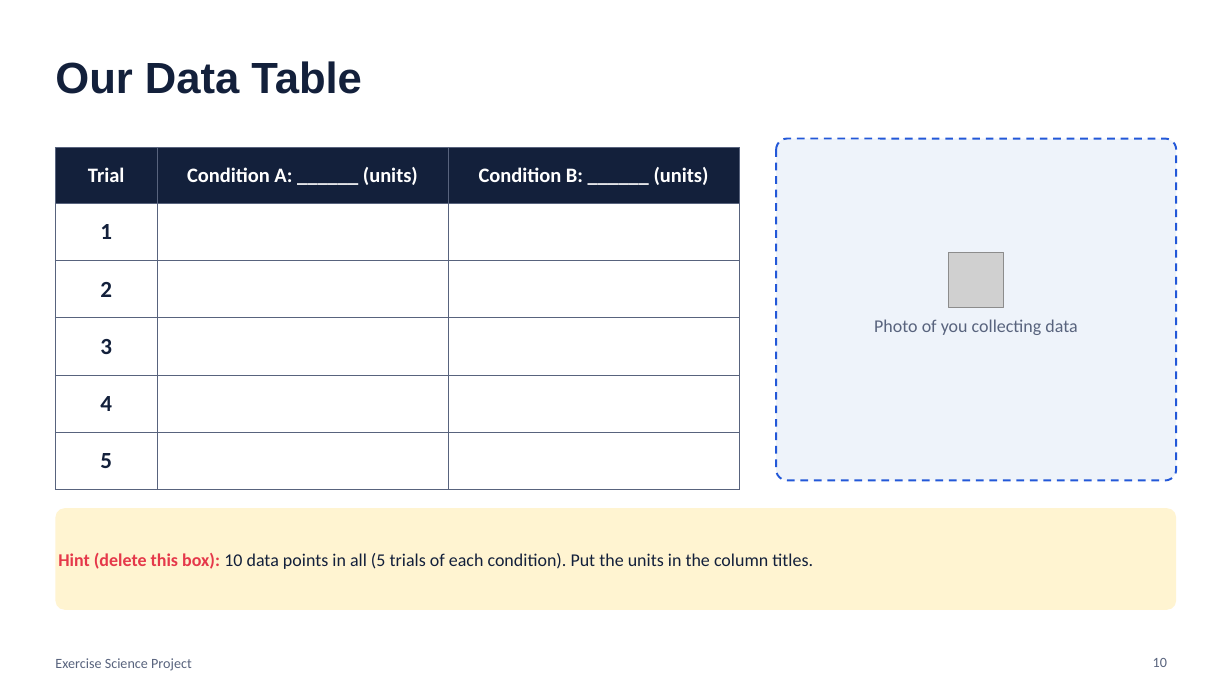
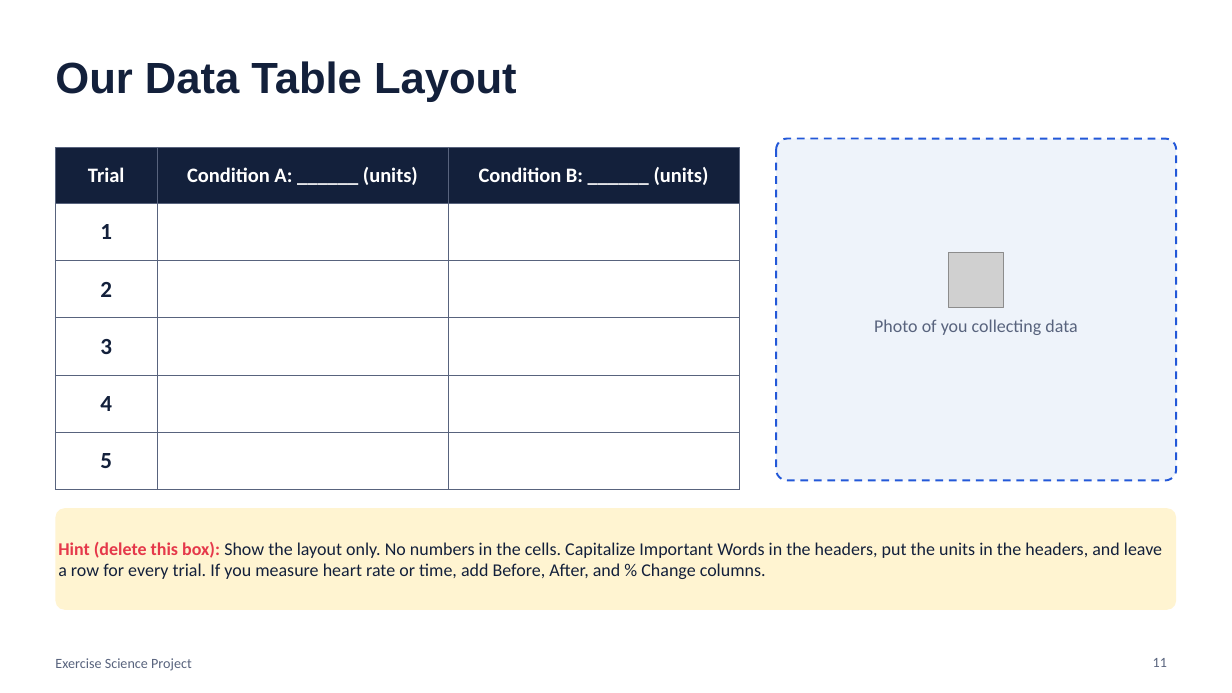
Before and after one commit to rward-prog/tri-1-7thgrade-project, a slide deck: slide 11 of files/Materials_Methods_Slides_Template.pptx (slide 10 before the commit). Drawn at 1232x693 pixels with LibreOffice and Linux fonts; fonts in the diff are those of the drawing; grey boxes stand for pictures. Boxes give left, top, right and bottom in pixels: in the first picture for what was removed or moved away, otherwise in the second. Text is boxed around its words. In the diff, an @@ line names an element or a change of style, - is before the commit and + after.

```diff
--- a/files/Materials_Methods_Slides_Template.pptx
+++ b/files/Materials_Methods_Slides_Template.pptx
@@ title at (x1=55, y1=61, x2=517, y2=102): text changed @@
-Our Data Table
+Our Data Table Layout
@@ text in rounded rectangle at (x1=58, y1=542, x2=1162, y2=579): text changed @@
-Hint (delete this box): 10 data points in all (5 trials of each condition). Put the units in the column titles.
+Hint (delete this box): Show the layout only. No numbers in the cells. Capitalize Important Words in the headers, put the units in the headers, and leave a row for every trial. If you measure heart rate or time, add Before, After, and % Change columns.
@@ page number at (x1=1153, y1=658, x2=1167, y2=667): text changed @@
-10
+11
```
Also in this commit, not shown: 4 other slides changed, 2 slides added, 2 slides removed, 27 other files.
